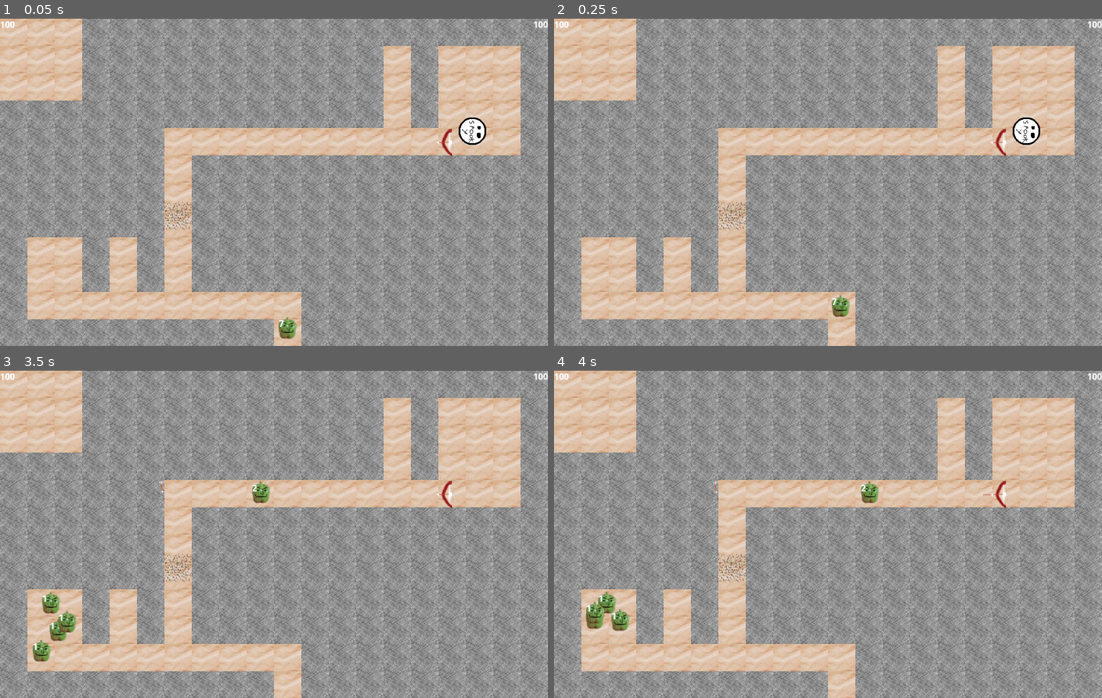
Above: before the commit, frames 1-4 (two rows, left to right).
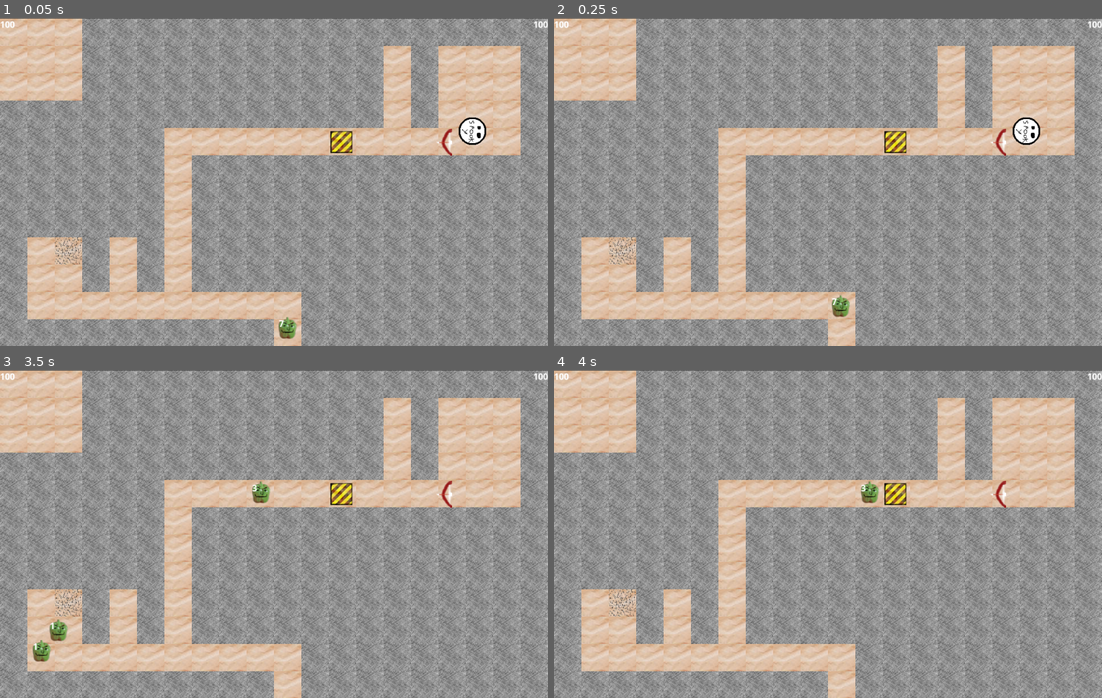
Above: after the commit, the same moments.

Repository: Solid-Squid-Contingent/LD-48
Game: Godot game, scene res://scenes/Main.tscn
The game is run twice, just before and just after one commit, with the same random seed, the same clock (stepped at 60 frames per second) and the same inputs.
Inputs (mouse positions are in pixels of both pictures, inside the frame that each line leads up to):
- Up to frame 1 (0.05 s): no input
- Up to frame 2 (0.25 s): no input
- Up to frame 3 (3.5 s): move the mouse to (394, 517) at 0.52 s; hold D (right) 0.53-1.28 s; hold Right mouse button (interact) 0.53-1.28 s; click (394, 517) at 0.67 s; move the mouse to (164, 550) at 1.27 s; hold S (down) 1.28-2.03 s; click (164, 550) at 1.35 s; right-click (164, 550) at 1.55 s; move the mouse to (328, 461) at 2.02 s; hold D (right) 2.03-2.78 s; hold Right mouse button (interact) 2.03-2.78 s; click (328, 461) at 2.17 s; move the mouse to (246, 599) at 2.77 s; hold W (up) from 2.78 s (still down); right-click (246, 599) at 2.85 s; click (246, 599) at 2.92 s
- Up to frame 4 (4 s): move the mouse to (992, 583) at 3.52 s; release W (up) at 3.53 s; press the mouse at (992, 583) at 3.53 s; hold A (left) from 3.53 s (still down); right-click (992, 583) at 3.8 s

The runs differ from the first frame. In frame 1, 0.6% of the frame differs, in the area x 10-65%, y 34-76%; in frame 2, 0.6%; in frame 3, 0.9%; in frame 4, 1.1%, in the area x 5-80%, y 33-80%.

Commit message:
implement pressure plate

Diff:
--- a/scenes/Main.tscn
+++ b/scenes/Main.tscn
@@ -9,6 +9,7 @@
 [ext_resource path="res://resources/fonts/OpenSans-Bold.tres" type="DynamicFont" id=7]
 [ext_resource path="res://scenes/UI.gd" type="Script" id=8]
 [ext_resource path="res://scenes/ArrowTrap.tscn" type="PackedScene" id=9]
+[ext_resource path="res://scenes/PressurePlate.tscn" type="PackedScene" id=10]
 
 [sub_resource type="ConvexPolygonShape2D" id=1]
 points = PoolVector2Array( 50, 50, 0, 50, 0, 0, 50, 0 )
@@ -69,11 +70,14 @@
 ]]
 position = Vector2( 869.444, 126.256 )
 
+[node name="PressurePlate" parent="Labyrinth" instance=ExtResource( 10 )]
+position = Vector2( 623.272, 226.61 )
+
 [node name="Enemy" parent="." instance=ExtResource( 3 )]
 position = Vector2( 526.896, 578.138 )
 
 [node name="Spikes" parent="." instance=ExtResource( 5 )]
-position = Vector2( 325.178, 361.787 )
+position = Vector2( 124.939, 426.414 )
 collision_mask = 4
 
 [node name="Player" parent="." groups=[
--- /dev/null
+++ b/scenes/PressurePlate.tscn
@@ -0,0 +1,24 @@
+[gd_scene load_steps=4 format=2]
+
+[ext_resource path="res://scripts/PressurePlate.gd" type="Script" id=1]
+[ext_resource path="res://resources/graphics/pressurePlate.png" type="Texture" id=2]
+
+[sub_resource type="RectangleShape2D" id=1]
+extents = Vector2( 20.0869, 19.9246 )
+
+[node name="PressurePlate" type="Area2D"]
+collision_layer = 2
+collision_mask = 0
+script = ExtResource( 1 )
+
+[node name="Sprite" type="Sprite" parent="."]
+scale = Vector2( 0.8, 0.8 )
+texture = ExtResource( 2 )
+
+[node name="CollisionShape2D" type="CollisionShape2D" parent="."]
+scale = Vector2( 1, 1 )
+shape = SubResource( 1 )
+
+[connection signal="body_entered" from="." to="." method="_on_PressurePlate_body_entered"]
+[connection signal="body_exited" from="." to="." method="_on_PressurePlate_body_exited"]
+[connection signal="input_event" from="." to="." method="_on_PressurePlate_input_event"]
--- a/scripts/Arrow.gd
+++ b/scripts/Arrow.gd
@@ -10,6 +10,8 @@
 
 
 func _on_Arrow_body_entered(body):
+	if body.has_method("collideWithArrow"):
+		body.collideWithArrow()
 	if $Stuck.is_stopped():
 		sleeping = true
 		mode = MODE_STATIC
--- a/scripts/ArrowTrap.gd
+++ b/scripts/ArrowTrap.gd
@@ -2,14 +2,25 @@
 
 var arrowScene = preload("res://scenes/Arrow.tscn")
 
+var player
+
 # Called when the node enters the scene tree for the first time.
 func _ready():
-	pass # Replace with function body.
+	player = get_tree().get_nodes_in_group('Player')[0]
 
-func _on_ShootInterval_timeout():
+func activate():
 	var newArrow = arrowScene.instance()
 	var inAccuracy = (randf() - 0.5) * 0.05
 	newArrow.position = position
 	newArrow.rotation = rotation
 	newArrow.add_central_force(Vector2(0, 300).rotated(rotation).rotated(inAccuracy))
 	get_parent().add_child(newArrow)
+
+func _input(event):
+	if event.is_action_pressed('interact'):
+		print("arrowTrap was clicked")
+		var target = get_global_mouse_position()
+		if (target - global_position).length() < 100 and \
+			(target - player.global_position).length() < player.INTERACT_RANGE:
+				if player.isInConnectMode():
+					player.connectTrap(self)
--- a/scripts/Player.gd
+++ b/scripts/Player.gd
@@ -5,13 +5,36 @@
 
 const INTERACT_RANGE = 100
 
+enum MODES{
+	DEFAULT,
+	CONNECTING_TRAPS
+}
+
 var velocity = Vector2()
 var money = 100
 var health = 100
+var mode = MODES.DEFAULT
+
+var connectOrigin
+
 
 func _ready():
 	layout = get_tree().get_nodes_in_group('Layout')[0]
 
+func connectTrap(node):
+	connectOrigin.connectToTrap(node)
+
+func isInConnectMode():
+	return mode == MODES.CONNECTING_TRAPS
+
+func changeToConnectModeFrom(node):
+	connectOrigin = node
+	mode = MODES.CONNECTING_TRAPS
+	print(mode)
+
+func changeToDefaultMode():
+	mode = MODES.DEFAULT
+	print(mode)
 
 func positionInMap(pos):
 	return layout.world_to_map(layout.to_local(pos))
@@ -24,6 +47,7 @@
 			var index = positionInMap(target)
 			money -= 10
 			layout.set_cellv(index, 1 - layout.get_cellv(index))
+
 
 func get_input():
 	velocity = Vector2()
--- /dev/null
+++ b/scripts/PressurePlate.gd
@@ -0,0 +1,43 @@
+extends Area2D
+
+var bodiesOnPlate = 0
+
+var notPressedImage = preload("res://resources/graphics/pressurePlate.png")
+var pressedImage = preload("res://resources/graphics/pressurePlatePressed.png")
+
+var player
+
+var connectedTraps = []
+
+# Called when the node enters the scene tree for the first time.
+func _ready():
+	player = get_tree().get_nodes_in_group('Player')[0]
+
+
+func activateTraps():
+	print("pressed")
+	for trap in connectedTraps:
+		trap.activate()
+
+func connectToTrap(node):
+	connectedTraps.append(node)
+	print("connected something")
+
+func _on_PressurePlate_body_entered(body):
+	if bodiesOnPlate == 0:
+		$Sprite.texture = pressedImage
+		activateTraps()
+	bodiesOnPlate += 1
+
+func _on_PressurePlate_body_exited(body):
+	bodiesOnPlate -= 1
+	if bodiesOnPlate == 0:
+		$Sprite.texture = notPressedImage
+
+
+func _on_PressurePlate_input_event(viewport, event, shape_idx):
+	if event.is_action_pressed('interact'):
+		var target = get_global_mouse_position()
+		if (target - global_position).length() < 100 and \
+			(target - player.global_position).length() < player.INTERACT_RANGE:
+			player.changeToConnectModeFrom(self)
Binary file added: resources/graphics/pressurePlate.png
Not shown, added: resources/graphics/pressurePlate.png.import
Binary file added: resources/graphics/pressurePlatePressed.png
Not shown, added: resources/graphics/pressurePlatePressed.png.import
Not shown: 1 places in scenes/Main.tscn that only renumber resources
